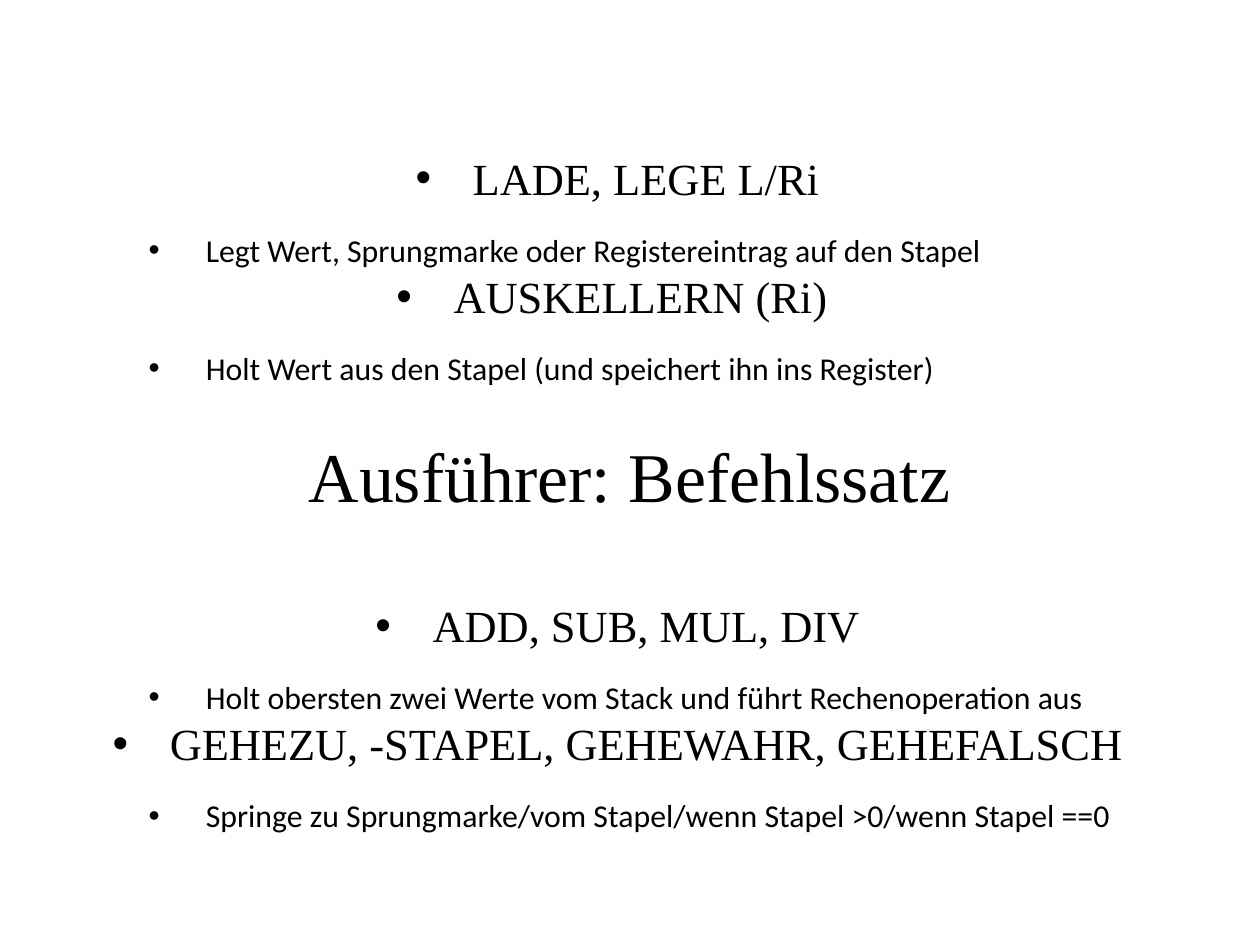
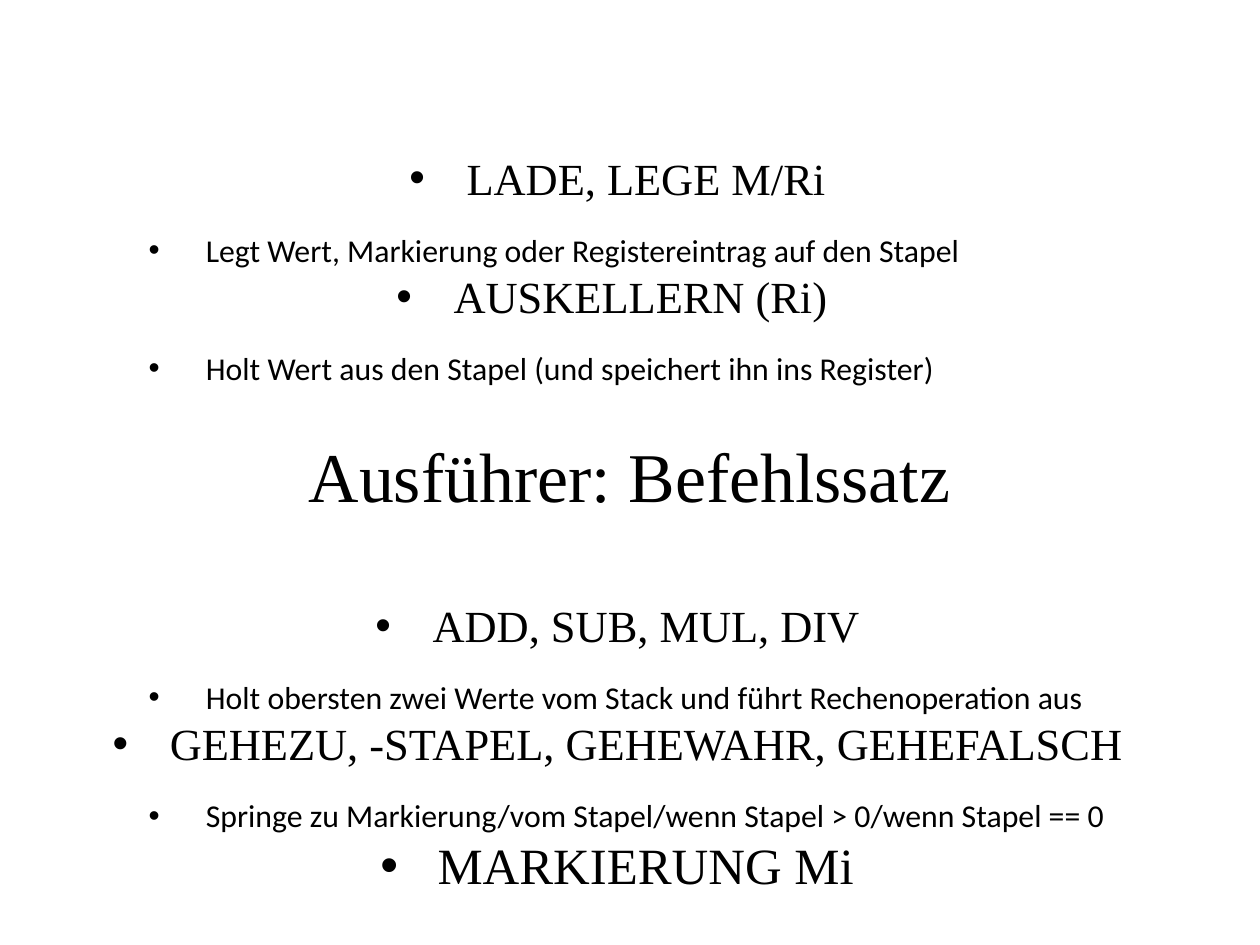
Before and after one commit to MasterInformatikHsBochum/Eine-deutsche-Praesentation, a slide deck: slide 8 of Präsentation.odp. Drawn at 1260x945 pixels with LibreOffice and Linux fonts; fonts in the diff are those of the drawing; background and template pictures are left out. Boxes give left, top, right and bottom in pixels: in the first picture for what was removed or moved away, otherwise in the second. Text is boxed around its words. In the diff, an @@ line names an element or a change of style, - is before the commit and + after.

Commit message:
Fix Markierung

```diff
--- a/Präsentation.odp
+++ b/Präsentation.odp
@@ text at bbox=[206, 165, 959, 268]: text changed @@
-• LADE, LEGE L/Ri
-  • Legt Wert, Sprungmarke oder Registereintrag auf den Stapel
+• LADE, LEGE M/Ri
+  • Legt Wert, Markierung oder Registereintrag auf den Stapel
@@ text at bbox=[206, 805, 1104, 885]: text changed @@
-  • Springe zu Sprungmarke/vom Stapel/wenn Stapel >0/wenn Stapel ==0
+  • Springe zu Markierung/vom Stapel/wenn Stapel > 0/wenn Stapel == 0
+• MARKIERUNG Mi
```
